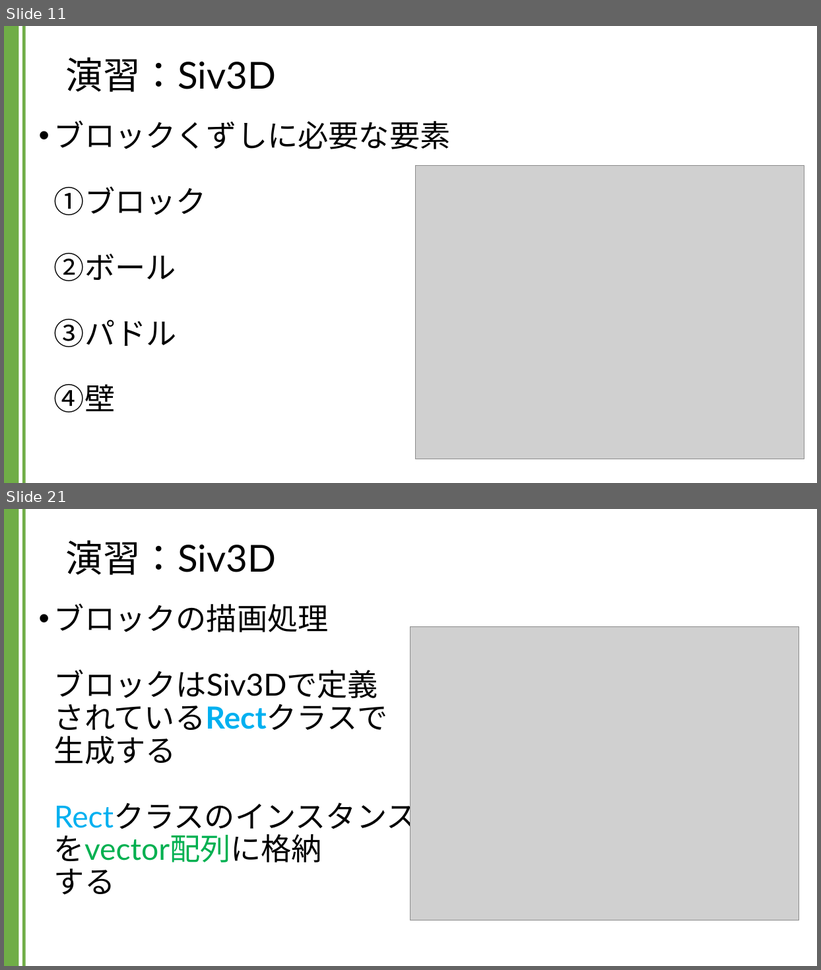
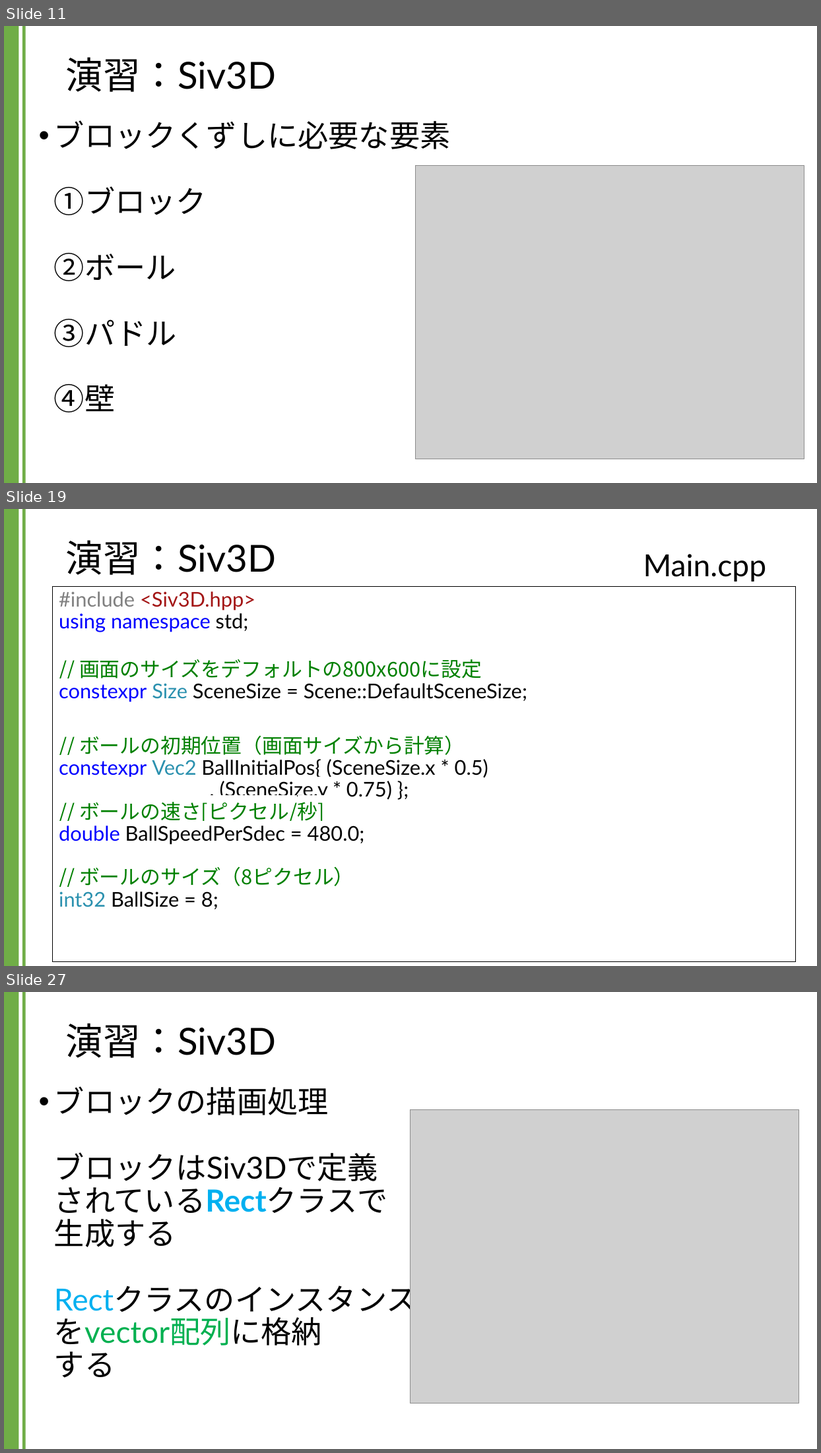
Before and after one commit to kic-murata/cpp2024, a slide deck: 授業資料/演習課題：Siv3D.pptx. Shown one above the other, each under a label of ours: slides 11 and 21 before the commit, slides 11, 19 and 27 after it; the slides between them are not shown. The pictures are 821x970 and 821x1453 pixels, drawn with LibreOffice and Linux fonts; fonts in the diff are those of the drawing; grey boxes stand for pictures; background and template pictures are left out. Boxes give left, top, right and bottom in pixels: in the first picture for what was removed or moved away, otherwise in the second. Text is boxed around its words. In the diff, an @@ line names an element or a change of style, - is before the commit and + after.

```diff
--- a/授業資料/演習課題：Siv3D.pptx
+++ b/授業資料/演習課題：Siv3D.pptx
@@ slide 19 added at (4, 509, 817, 966), background #FFFFFF; not listed: 2 template elements that a slide beside it also shows @@
@@ title added at (66, 540, 276, 575), 44 pt, text #000000 @@
+演習：Siv3D
@@ text added at (644, 554, 767, 582), 36 pt, text #000000 @@
+Main.cpp
@@ rectangle added at (53, 586, 796, 962), fill #FFFFFF, outline #000000 0.75 pt, 24 pt, text #000000 @@
+#include <Siv3D.hpp>
+using namespace std;
+// 画面のサイズをデフォルトの800x600に設定
+constexpr Size SceneSize = Scene::DefaultSceneSize;
+// ボールの初期位置（画面サイズから計算）
+constexpr Vec2 BallInitialPos{ (SceneSize.x * 0.5)
+, (SceneSize.y * 0.75) };
+// ボールの速さ[ピクセル/秒]
+double BallSpeedPerSdec = 480.0;
+// ボールのサイズ（8ピクセル）
+int32 BallSize = 8;
@@ what was slide 21 is now slide 27 @@
```
Also in this commit, not shown: 9 slides changed, 5 other slides added.
